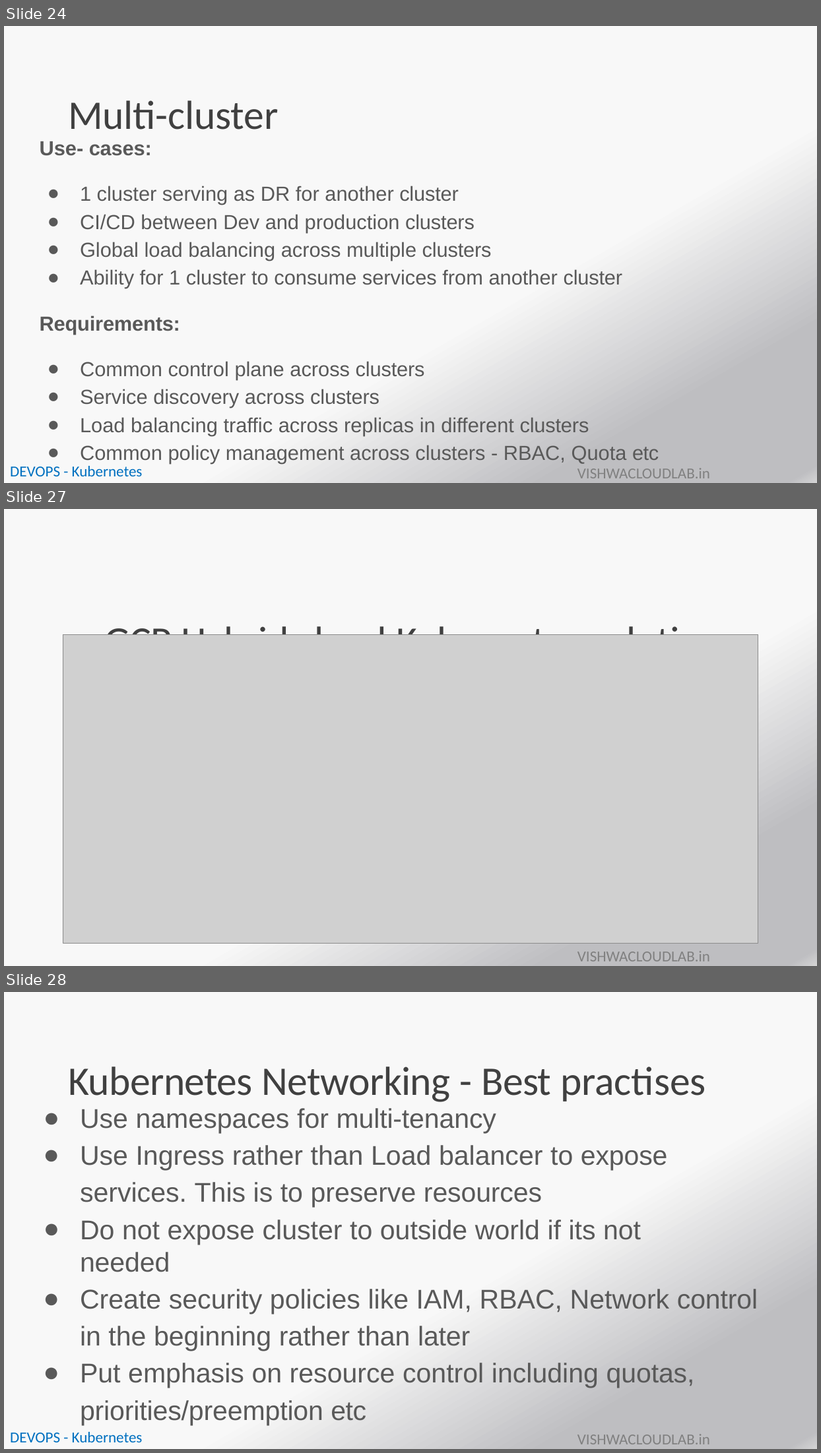
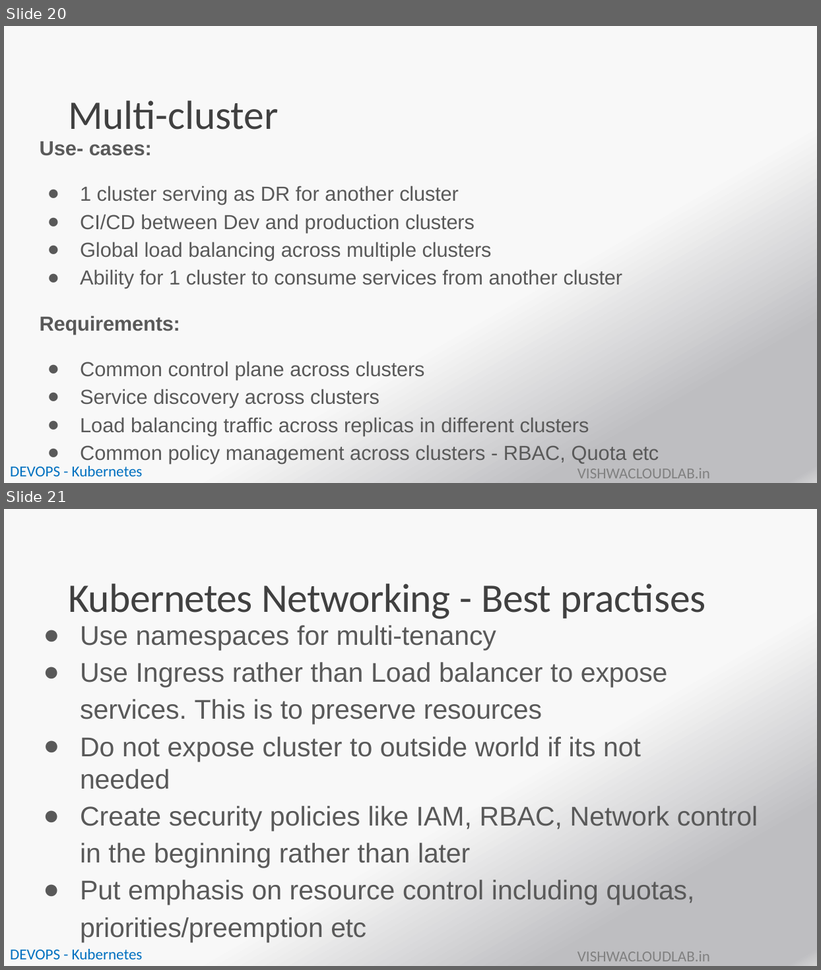
Before and after one commit to payalb/niit-25-aug-25, a slide deck: D4/PPT11-Kubernetes -Network.pptx. Shown one above the other, each under a label of ours: slides 24, 27 and 28 before the commit, slides 20 and 21 after it; the slides between them are not shown. The pictures are 821x1453 and 821x970 pixels, drawn with LibreOffice and Linux fonts; fonts in the diff are those of the drawing; grey boxes stand for pictures; background and template pictures are left out. Boxes give left, top, right and bottom in pixels: in the first picture for what was removed or moved away, otherwise in the second. Text is boxed around its words. In the diff, an @@ line names an element or a change of style, - is before the commit and + after.

```diff
--- a/D4/PPT11-Kubernetes -Network.pptx
+++ b/D4/PPT11-Kubernetes -Network.pptx
@@ slide 27 removed at [4, 509, 817, 966], background gradient #F8F8F8 to #BEBEC1 to #D4D4D5; not listed: 1 template element that a slide beside it also shows @@
@@ title removed at [104, 626, 722, 635] @@
-GCP Hybrid cloud Kubernetes solution
@@ picture removed at [63, 634, 758, 944] @@
@@ what was slide 24 is now slide 20 @@
@@ what was slide 28 is now slide 21 @@
```
Also in this commit, not shown: 7 slides changed, 8 other slides removed, 12 other files.
